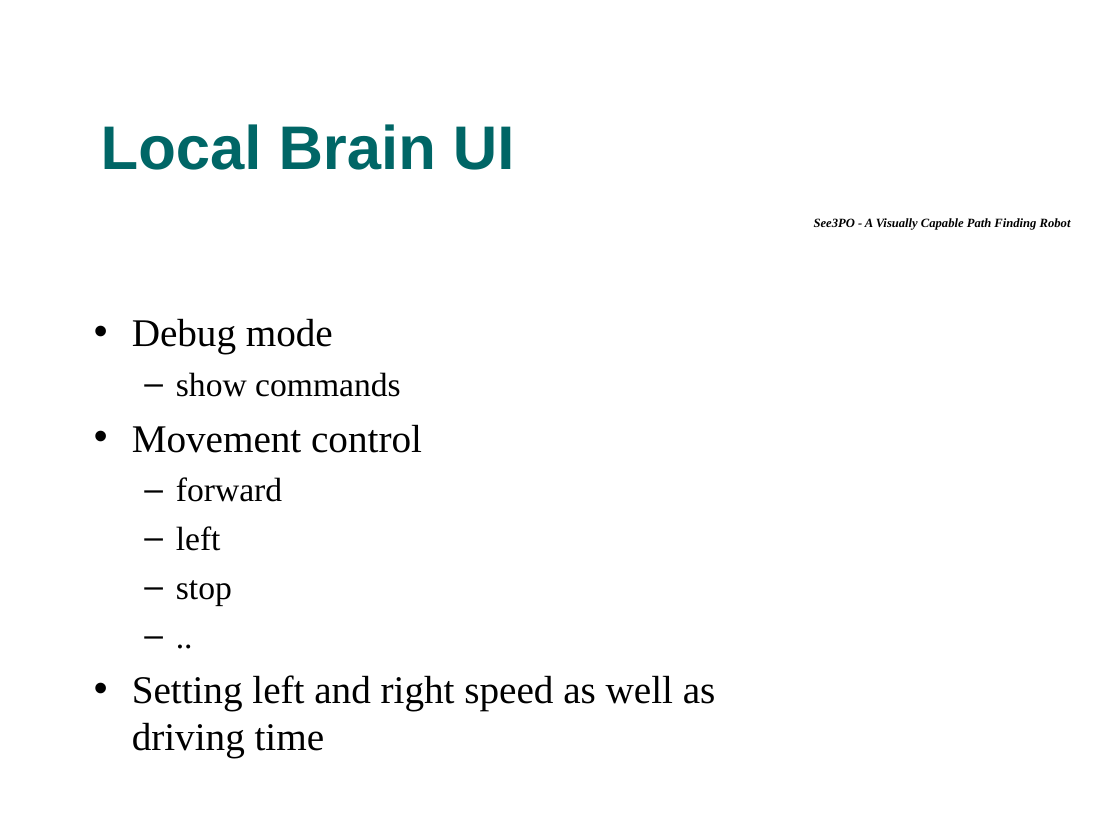
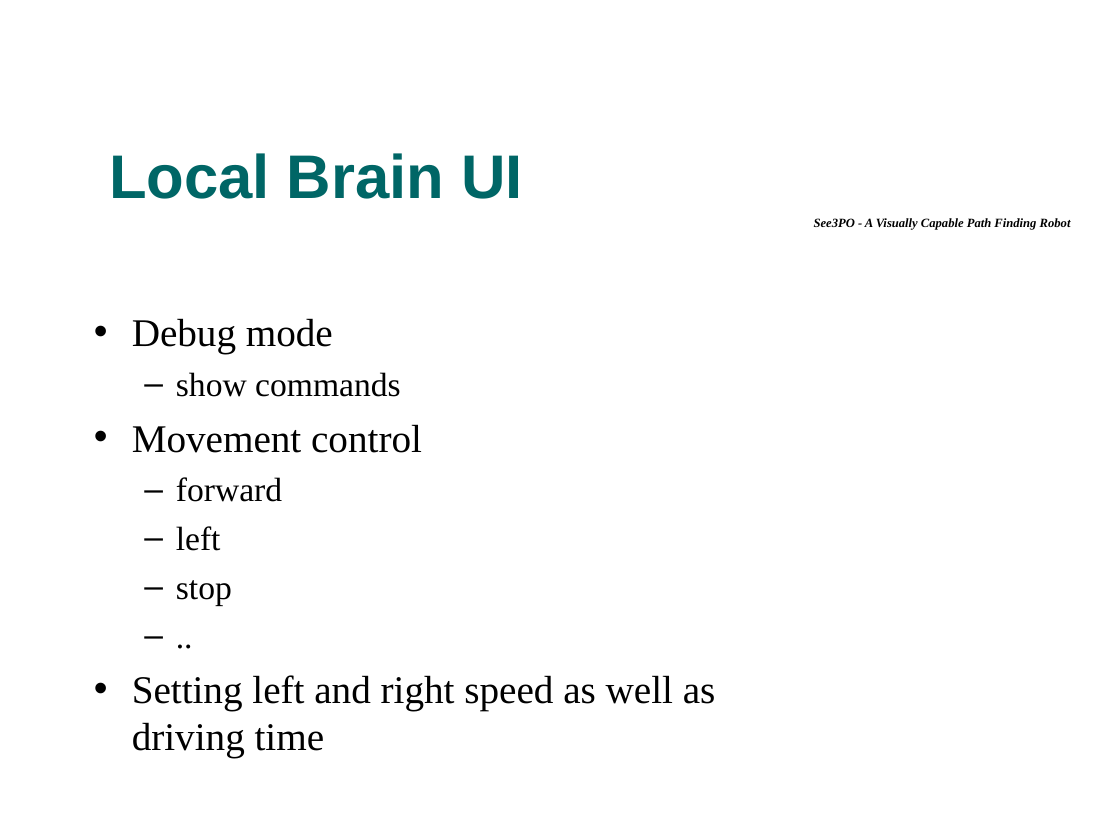
Before and after one commit to tkram01/see3po, a slide deck: slide 18 of Documents/PresentationFinal.ppt. Drawn at 1120x840 pixels with LibreOffice and Linux fonts; fonts in the diff are those of the drawing; background and template pictures are left out. Boxes give left, top, right and bottom in pixels: in the first picture for what was removed or moved away, otherwise in the second. Text is boxed around its words. In the diff, an @@ line names an element or a change of style, - is before the commit and + after.

```diff
--- a/Documents/PresentationFinal.ppt
+++ b/Documents/PresentationFinal.ppt
@@ text "Local Brain UI": place and size @@
-text "Local Brain UI" at bbox=[101, 124, 515, 170]
+text "Local Brain UI" at bbox=[109, 153, 523, 199]
```
Also in this commit, not shown: 2 other slides changed.
